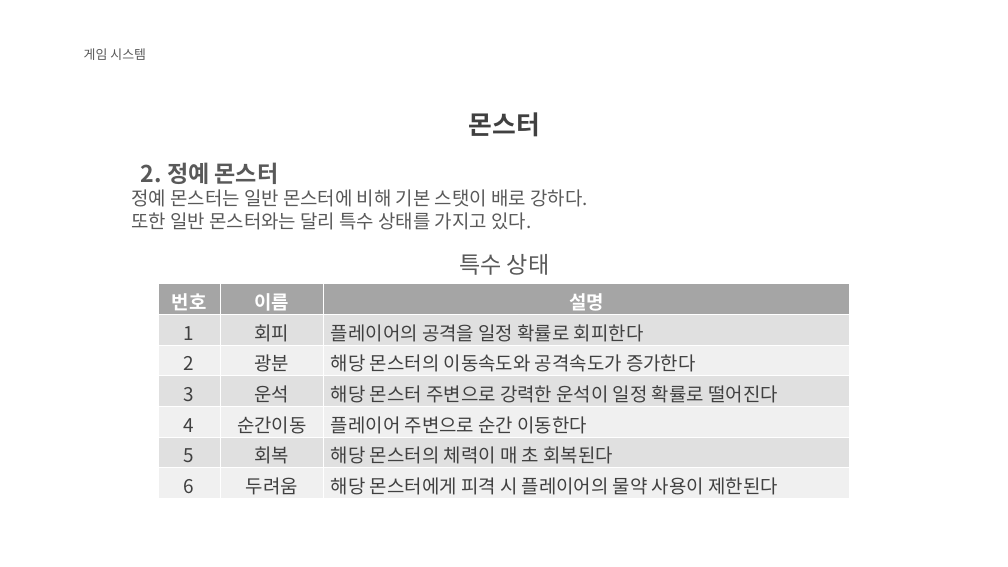
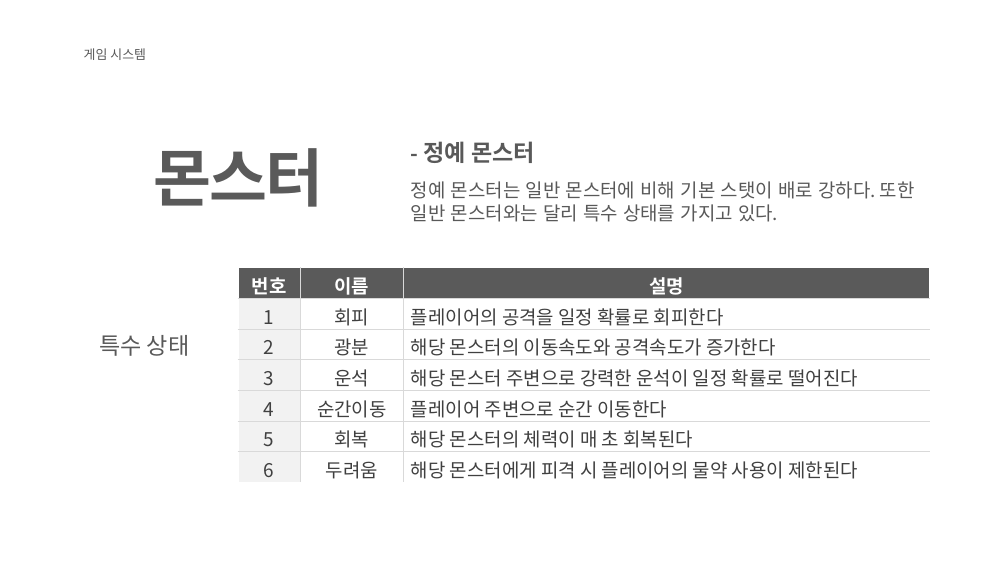
Before and after one commit to KJGoody/Daemonis, a slide deck: slide 14 of Deamonis(데모니스) 기획서/Daemonis PPT.pptx. Drawn at 1008x567 pixels with LibreOffice and Linux fonts; fonts in the diff are those of the drawing; background and template pictures are left out. Boxes give left, top, right and bottom in pixels: in the first picture for what was removed or moved away, otherwise in the second. Text is boxed around its words. In the diff, an @@ line names an element or a change of style, - is before the commit and + after.

```diff
--- a/Deamonis(데모니스) 기획서/Daemonis PPT.pptx
+++ b/Deamonis(데모니스) 기획서/Daemonis PPT.pptx
@@ text "몬스터": place and size @@
-text "몬스터" at (469, 112, 540, 137)
+text "몬스터" at (153, 148, 323, 207)
@@ text "몬스터" at (153, 148, 323, 207): size 24.6 to 60 pt, text colour #404040 to #5A5A5A, letter spacing 0 to -1.8 pt @@
@@ text at (411, 141, 915, 222): text changed @@
-2. 정예 몬스터
-정예 몬스터는 일반 몬스터에 비해 기본 스탯이 배로 강하다.
-또한 일반 몬스터와는 달리 특수 상태를 가지고 있다.
+- 정예 몬스터
+정예 몬스터는 일반 몬스터에 비해 기본 스탯이 배로 강하다. 또한 일반 몬스터와는 달리 특수 상태를 가지고 있다.
@@ table at (238, 268, 930, 483) @@
@@ fill #A5A5A5 to #5A5A5A in row 1 @@
@@ fill #E1E1E1 to #F2F2F2 in 3 cells @@
@@ fill #E1E1E1 to #FFFFFF in 6 cells @@
@@ fill #F0F0F0 to #F2F2F2 in 3 cells @@
@@ fill #F0F0F0 to #FFFFFF in 6 cells @@
@@ borders changed @@
@@ table: place and size @@
-table at (158, 284, 850, 499)
+table at (238, 268, 930, 483)
@@ text "특수 상태": place and size @@
-text "특수 상태" at (459, 254, 549, 275)
+text "특수 상태" at (99, 335, 189, 356)
@@ text "특수 상태" at (99, 335, 189, 356): font Arial to Noto Sans CJK KR @@
```
Also in this commit, not shown: 18 other slides changed.
